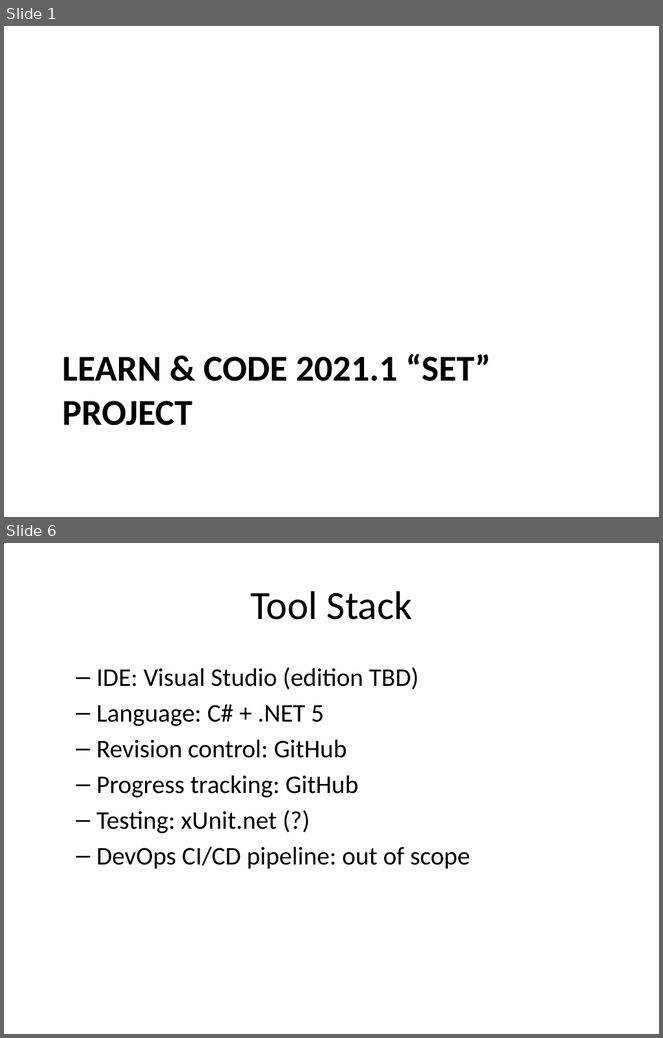
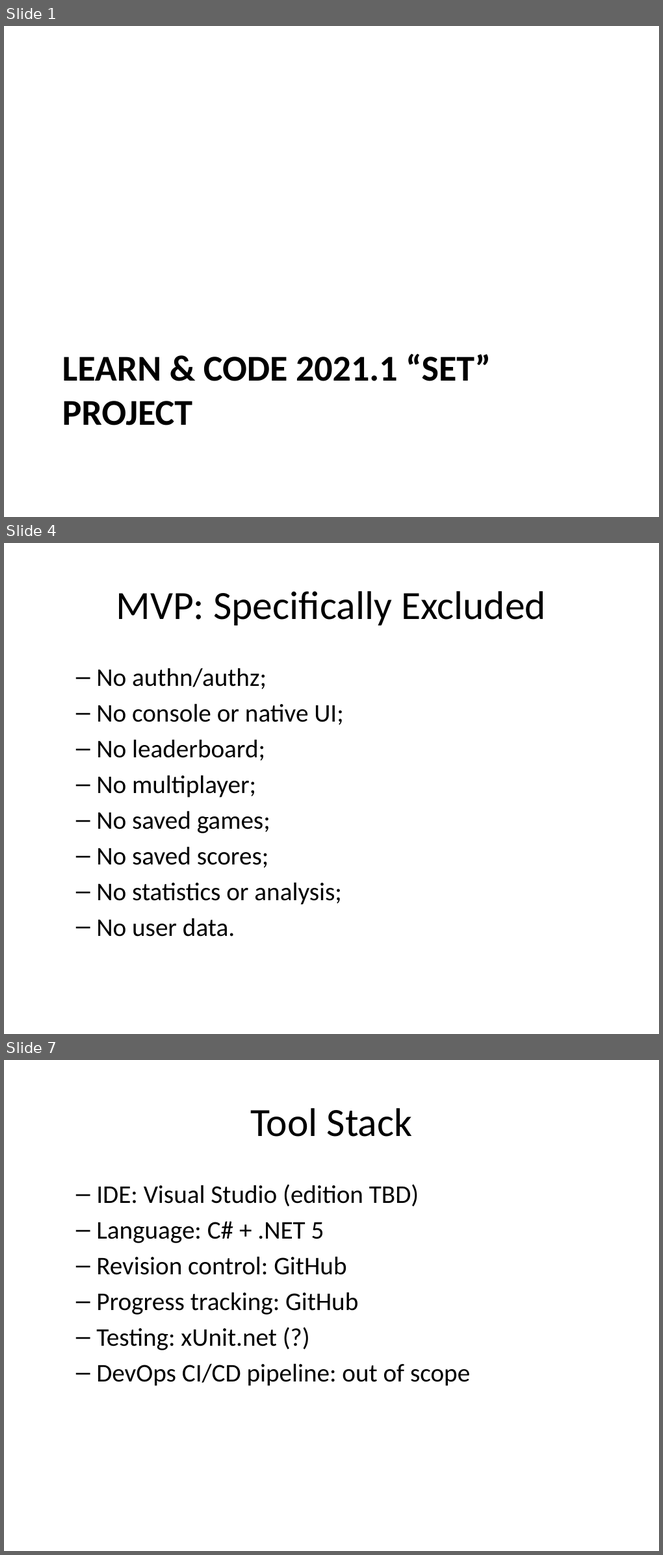
Before and after one commit to ebdreger/learn-and-code-2021-1, a slide deck: README.pptx. Shown one above the other, each under a label of ours: slides 1 and 6 before the commit, slides 1, 4 and 7 after it; the slides between them are not shown. The pictures are 663x1038 and 663x1555 pixels, drawn with LibreOffice and Linux fonts; fonts in the diff are those of the drawing. Boxes give left, top, right and bottom in pixels: in the first picture for what was removed or moved away, otherwise in the second. Text is boxed around its words. In the diff, an @@ line names an element or a change of style, - is before the commit and + after.

```diff
--- a/README.pptx
+++ b/README.pptx
@@ slide 4 added at bbox=[4, 543, 659, 1034], background #FFFFFF @@
@@ title added at bbox=[116, 591, 546, 626], 44 pt, text #000000 @@
+MVP: Specifically Excluded
@@ text added at bbox=[96, 668, 343, 937], 28 pt, text #000000 @@
+  – No authn/authz;
+  – No console or native UI;
+  – No leaderboard;
+  – No multiplayer;
+  – No saved games;
+  – No saved scores;
+  – No statistics or analysis;
+  – No user data.
@@ what was slide 6 is now slide 7 @@
```
Also in this commit, not shown: 4 slides changed, 2 other files.
